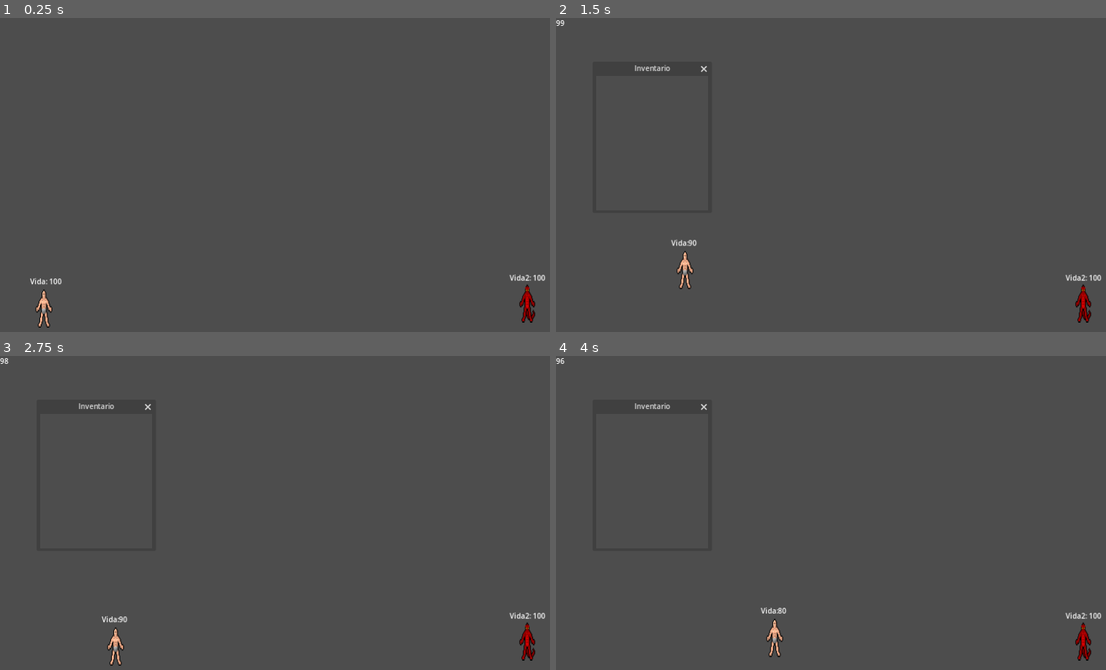
Above: before the commit, frames 1-4 (two rows, left to right).
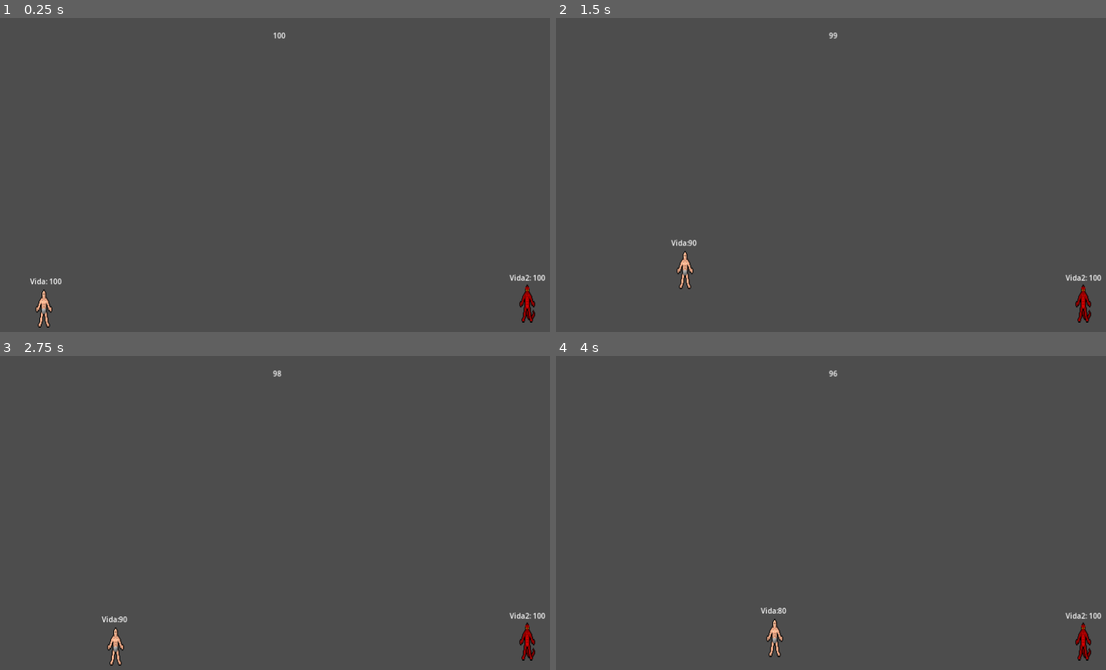
Above: after the commit, the same moments.

Repository: Ferbinand/intento_wo_1
Game: Godot game, scene res://scene/main.tscn
Two runs of this game, one before a commit and one after it. Both use one fixed random seed, a clock stepped at 60 frames per second and the inputs below. The project has no main scene, so this scene is started directly.
Inputs:
- Up to frame 1 (0.25 s): no input
- Up to frame 2 (1.5 s): tap Enter at 0.5 s; hold D (mover_derecha) from 0.53 s (still down); tap E at 0.6 s; tap W (saltar) at 0.77 s; tap Y at 0.8, 1.35 s
- Up to frame 3 (2.75 s): tap W (saltar) at 1.52 s; tap E at 1.55, 2.1 s; release D (mover_derecha) at 2.03 s; hold A (mover_izquierda) from 2.03 s (still down); tap Y at 2.3 s
- Up to frame 4 (4 s): release A (mover_izquierda) at 2.78 s; hold D (mover_derecha) from 2.78 s (still down); tap Y at 2.85, 3.8 s; tap W (saltar) at 3.02, 3.77 s; tap E at 3.05, 3.6 s

The runs differ from the first frame. In frame 1, less than 0.1% of the frame differs, in the area x 49-52%, y 4-7%; in frame 2, 0.1%; in frame 3, 0.1%, in the area x 0-52%, y 0-18%; in frame 4, 0.1%.

Commit message:
item container para inventario

Diff:
--- a/scene/main.tscn
+++ b/scene/main.tscn
@@ -1,10 +1,9 @@
-[gd_scene load_steps=10 format=3 uid="uid://dqja73brdk8kp"]
+[gd_scene load_steps=9 format=3 uid="uid://dqja73brdk8kp"]
 
 [ext_resource type="Script" path="res://scripts/main.gd" id="1_8buhn"]
 [ext_resource type="Script" path="res://scripts/personaje.gd" id="2_hjrxe"]
 [ext_resource type="Texture2D" uid="uid://bqh312yhlgj1y" path="res://art/player1.png" id="2_q716n"]
 [ext_resource type="Texture2D" uid="uid://ccm36yi5hq8tm" path="res://art/player2.png" id="3_vwm5a"]
-[ext_resource type="Script" path="res://scripts/inventario.gd" id="5_u6yoq"]
 
 [sub_resource type="RectangleShape2D" id="RectangleShape2D_1r42t"]
 size = Vector2(1296.5, 39)
@@ -87,15 +86,6 @@
 
 [node name="Item" type="Node2D" parent="."]
 
-[node name="Inventario" type="CanvasLayer" parent="."]
-script = ExtResource("5_u6yoq")
-
-[node name="Window" type="Window" parent="Inventario"]
-title = "Inventario"
-position = Vector2i(90, 130)
-size = Vector2i(250, 300)
-visible = false
-
 [node name="PartidaTimer" type="Timer" parent="."]
 
 [node name="UI" type="Control" parent="."]
@@ -105,8 +95,32 @@
 offset_bottom = 40.0
 
 [node name="LabelPartidaTimer" type="Label" parent="UI"]
-layout_mode = 0
-offset_right = 40.0
-offset_bottom = 23.0
+layout_mode = 1
+anchors_preset = -1
+anchor_left = 15.937
+anchor_top = 1.187
+anchor_right = 15.937
+anchor_bottom = 1.187
+offset_left = -28.48
+offset_top = -19.48
+offset_right = 26.52
+offset_bottom = 19.52
+text = "100"
+
+[node name="Inventario" type="GridContainer" parent="UI"]
+visible = false
+clip_contents = true
+layout_mode = 1
+anchors_preset = -1
+anchor_left = 16.087
+anchor_top = 8.287
+anchor_right = 16.087
+anchor_bottom = 8.287
+offset_left = -96.48
+offset_top = -115.48
+offset_right = 96.52
+offset_bottom = 115.52
+tooltip_text = "Inventario"
+columns = 3
 
 [connection signal="timeout" from="PartidaTimer" to="." method="_on_partida_timer_timeout"]
--- a/scripts/inventario.gd
+++ /dev/null
@@ -1,8 +0,0 @@
-extends CanvasLayer
-#hacer una signal para ejecutar el input event de Main en caso de que no funcione de esta manera.
-#Ya que solo funciona si hacemos click en la pantalla principal
-func _input(event):
-	if event is InputEventKey and event.pressed:
-		if event.keycode == KEY_Y and $Window.visible:
-			print("Se cerró el inventario")
-			$Window.visible = false
--- a/scripts/main.gd
+++ b/scripts/main.gd
@@ -2,18 +2,22 @@
 
 var tiempo_partida = 100
 
-func _input(event):
-	if event is InputEventKey and event.pressed:
-		if event.keycode == KEY_E and !$Inventario/Window.visible:
-			$Inventario/Window.visible = true
-			print("Se abrio el inventario")
-		elif event.keycode == KEY_E and $Inventario/Window.visible:
-			$Inventario/Window.visible = false
-			print("Se cerró el inventario")
+
 
 func _ready() -> void:
 	print("partida empezada")
 	_iniciar_partida()
+
+func _input(event):
+	if event is InputEventKey and event.pressed:
+		if event.keycode == KEY_E and !$UI/Inventario.visible:
+			$UI/Inventario.visible = true
+			print("Se abrio el inventario")
+		elif event.keycode == KEY_E and $UI/Inventario.visible:
+			$UI/Inventario.visible = false
+			print("Se cerró el inventario")
+
+
 
 func actualizar_txt_timer():
 	$UI/LabelPartidaTimer.text = str(tiempo_partida)
